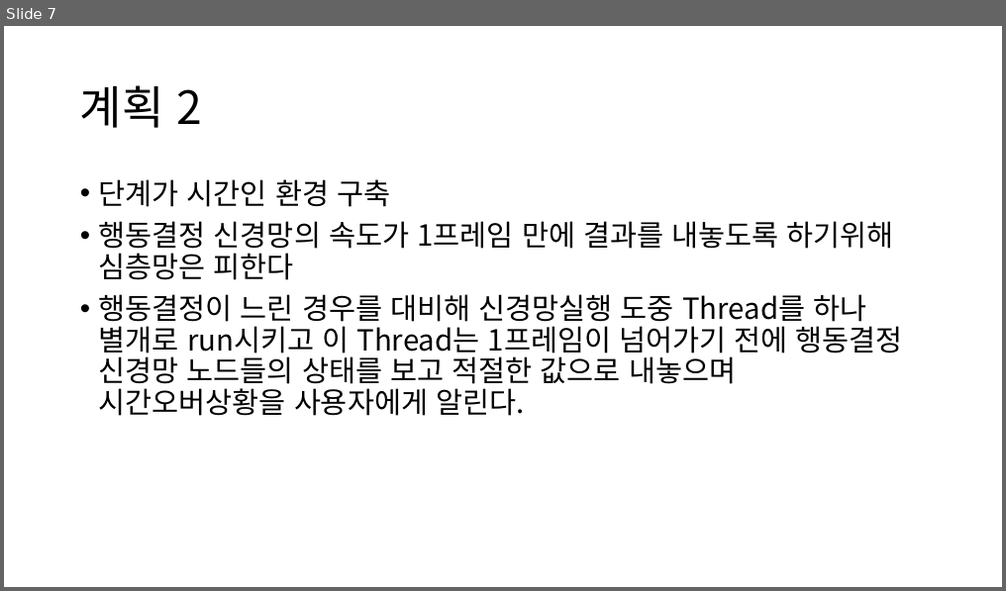
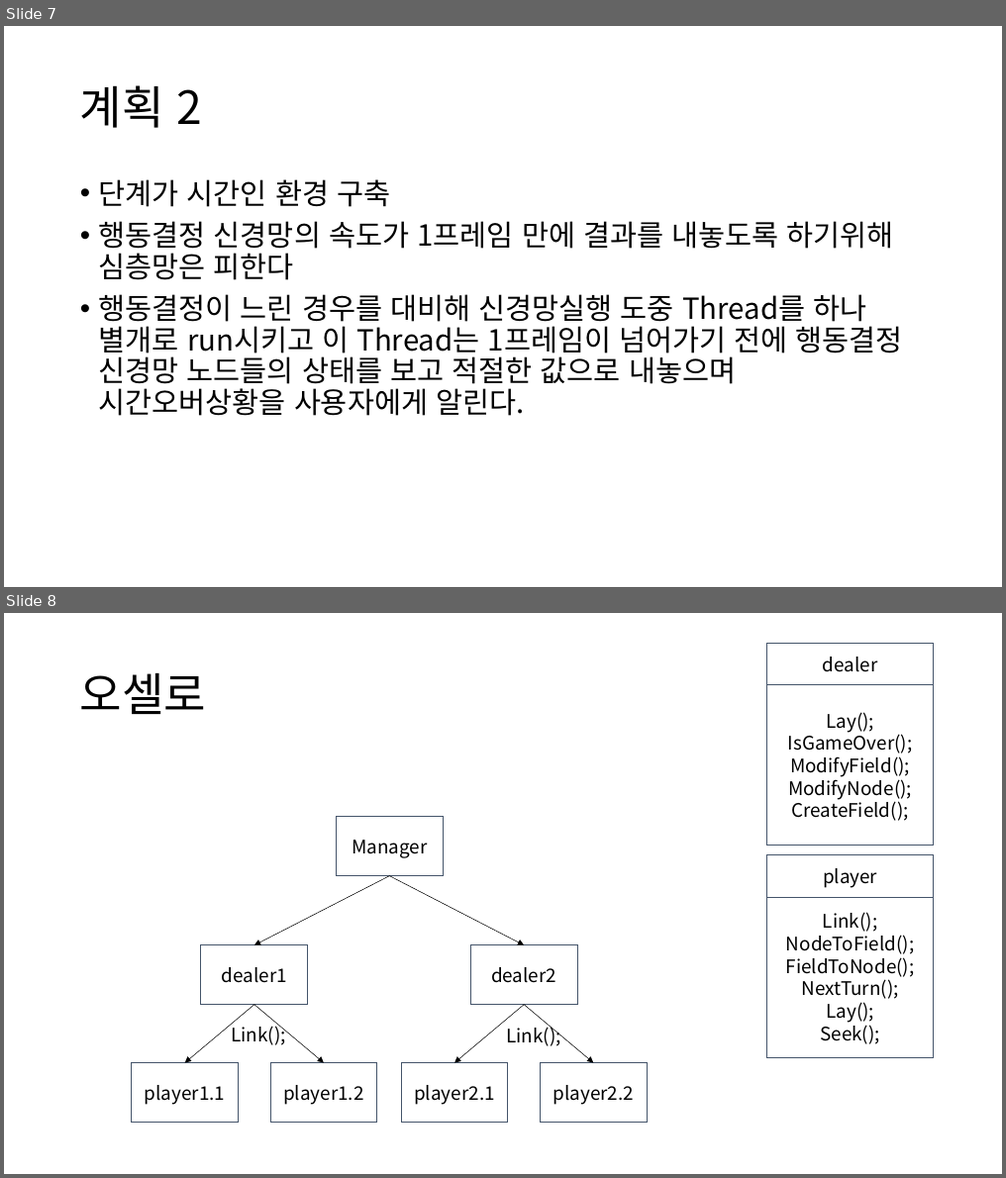
Before and after one commit to haebeompark/Reinforcement_learning_simple, a slide deck: documents/요구사항.pptx. Shown one above the other, each under a label of ours: slide 7 before the commit, slides 7 and 8 after it. The pictures are 1006x591 and 1006x1178 pixels, drawn with LibreOffice and Linux fonts; fonts in the diff are those of the drawing. Boxes give left, top, right and bottom in pixels: in the first picture for what was removed or moved away, otherwise in the second. Text is boxed around its words. In the diff, an @@ line names an element or a change of style, - is before the commit and + after.

Commit message:
dealer, color, field
add method

```diff
--- a/documents/요구사항.pptx
+++ b/documents/요구사항.pptx
@@ slide 8 added at bbox=[4, 613, 1002, 1174], background #FFFFFF @@
@@ rectangle added at bbox=[767, 643, 933, 685], outline #44546A 1 pt, 18 pt, text #000000 @@
+dealer
@@ title added at bbox=[80, 673, 206, 714], 44 pt, text #000000 @@
+오셀로
@@ rectangle added at bbox=[767, 685, 933, 845], outline #44546A 1 pt, 18 pt, text #000000 @@
+Lay();
+IsGameOver();
+ModifyField();
+ModifyNode();
+CreateField();
@@ rectangle added at bbox=[337, 817, 444, 875], outline #44546A 1 pt, 18 pt, text #000000 @@
+Manager
@@ arrow added from (389, 875) to (254, 946), #000000 0.5 pt @@
@@ arrow added from (389, 875) to (525, 946), #000000 0.5 pt @@
@@ rectangle added at bbox=[767, 855, 933, 897], outline #44546A 1 pt, 18 pt, text #000000 @@
+player
@@ rectangle added at bbox=[767, 897, 933, 1058], outline #44546A 1 pt, 18 pt, text #000000 @@
+Link();
+NodeToField();
+FieldToNode();
+NextTurn();
+Lay();
+Seek();
@@ rectangle added at bbox=[201, 946, 308, 1004], outline #44546A 1 pt, 18 pt, text #000000 @@
+dealer1
@@ rectangle added at bbox=[470, 946, 577, 1004], outline #44546A 1 pt, 18 pt, text #000000 @@
+dealer2
@@ arrow added from (254, 1004) to (185, 1062), #000000 0.5 pt @@
@@ text added at bbox=[231, 1023, 285, 1046], 18 pt, text #000000 @@
+Link();
@@ arrow added from (254, 1004) to (324, 1062), #000000 0.5 pt @@
@@ arrow added from (525, 1004) to (454, 1062), #000000 0.5 pt @@
@@ text added at bbox=[506, 1024, 560, 1047], 18 pt, text #000000 @@
+Link();
@@ arrow added from (525, 1004) to (594, 1062), #000000 0.5 pt @@
@@ rectangle added at bbox=[132, 1062, 239, 1122], outline #44546A 1 pt, 18 pt, text #000000 @@
+player1.1
@@ rectangle added at bbox=[270, 1062, 377, 1122], outline #44546A 1 pt, 18 pt, text #000000 @@
+player1.2
@@ rectangle added at bbox=[402, 1062, 509, 1122], outline #44546A 1 pt, 18 pt, text #000000 @@
+player2.1
@@ rectangle added at bbox=[540, 1062, 648, 1122], outline #44546A 1 pt, 18 pt, text #000000 @@
+player2.2
```
Also in this commit, not shown: 1 slide changed, 2 other files.
